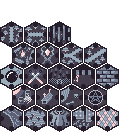
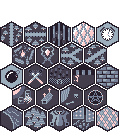
Before/after of a 119px x 132px layered artwork. What changed in the layer stack:
added group "WalkwayTile 23 Folder" with 3 layers in group "Tiles" over bbox(96, 21, 119, 48)
added layer "WalkwayTile 23 Decor 1" in group "WalkwayTile 23 Folder" over bbox(96, 21, 119, 48)
added layer "WalkwayTile 23 Main" in group "WalkwayTile 23 Folder" over bbox(96, 21, 119, 48)
added group "WalkwayTile 22 Folder" with 4 layers in group "Tiles" over bbox(72, 21, 95, 48)
added layer "WalkwayTile 22 Decor 1" in group "WalkwayTile 22 Folder" over bbox(72, 21, 95, 48)
added layer "WalkwayTile 22 Decor 2" in group "WalkwayTile 22 Folder" over bbox(72, 21, 95, 48)
added layer "WalkwayTile 22 Decor 3" in group "WalkwayTile 22 Folder" over bbox(72, 22, 95, 47)
added layer "WalkwayTile 22 Main" in group "WalkwayTile 22 Folder" over bbox(72, 21, 95, 48)
painted on "WalkwayTile 21 Decor 1" over bbox(49, 23, 70, 46)
painted on "WalkwayTile 20 Decor 1" over bbox(25, 23, 46, 46)
painted on "WalkwayTile 19 Decor 1" over bbox(1, 23, 22, 46)
painted on "WalkwayTile 18 Decor 1" over bbox(85, 44, 106, 67)
painted on "WalkwayTile 17 Decor 1" over bbox(61, 44, 82, 67)
painted on "WalkwayTile 16 Decor 1" over bbox(37, 44, 58, 67)
painted on "WalkwayTile 15 Decor 1" over bbox(13, 44, 34, 67)
painted on "WalkwayTile 14 Decor 1" over bbox(97, 65, 118, 88)
painted on "WalkwayTile 13 Decor 1" over bbox(73, 65, 94, 88)
painted on "WalkwayTile 12 Decor 1" over bbox(49, 65, 70, 88)
painted on "WalkwayTile 11 Decor 1" over bbox(25, 65, 46, 88)
painted on "WalkwayTile 10 Decor 1" over bbox(1, 65, 22, 88)
painted on "WalkwayTile 9 Decor 1" over bbox(97, 107, 118, 130)
painted on "WalkwayTile 8 Decor 1" over bbox(85, 86, 106, 109)
painted on "WalkwayTile 7 Decor 1" over bbox(73, 107, 94, 130)
painted on "WalkwayTile 6 Decor 1" over bbox(61, 86, 82, 109)
…and 6 more changes (1 added, 5 painted)